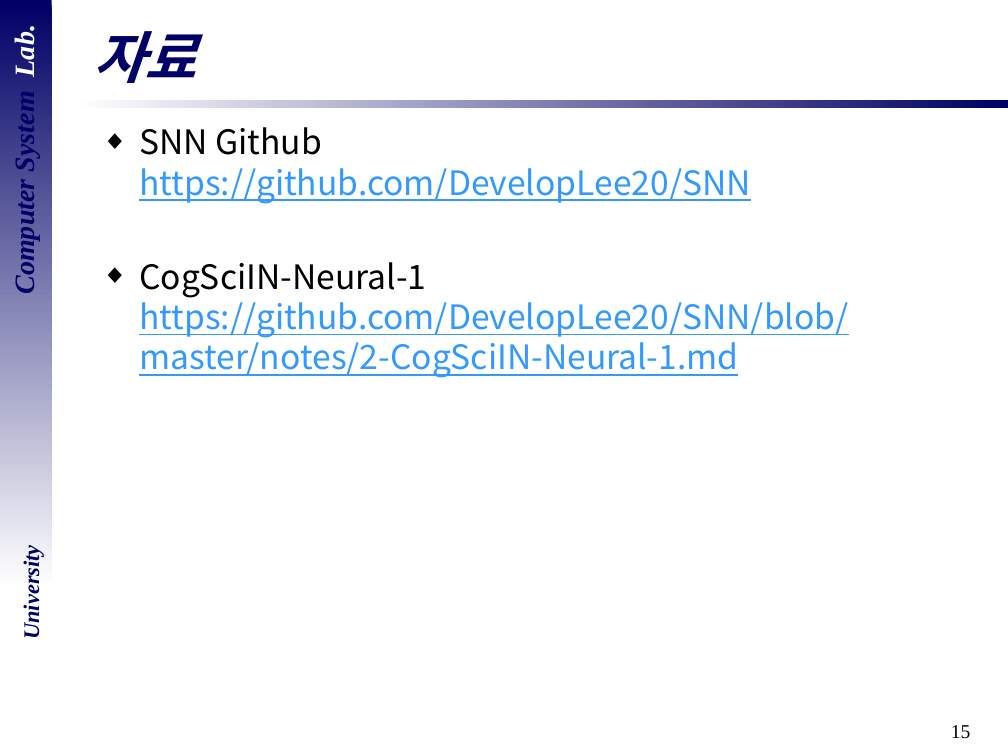
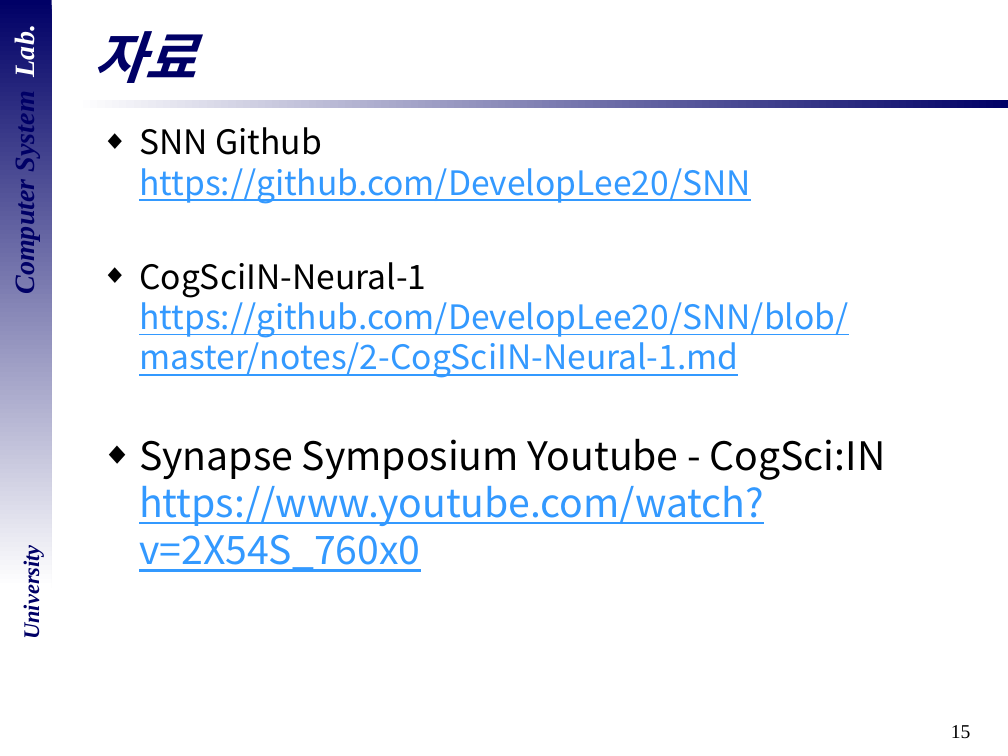
Before and after one commit to DevelopLee20/SNN, a slide deck: slide 15 of cs semina/02SNN_CogSciIN-Neural-1.pptx. Drawn at 1008x756 pixels with LibreOffice and Linux fonts; fonts in the diff are those of the drawing; background and template pictures are left out. Boxes give left, top, right and bottom in pixels: in the first picture for what was removed or moved away, otherwise in the second. Text is boxed around its words. In the diff, an @@ line names an element or a change of style, - is before the commit and + after.

```diff
--- a/cs semina/02SNN_CogSciIN-Neural-1.pptx
+++ b/cs semina/02SNN_CogSciIN-Neural-1.pptx
@@ text at box(139, 438, 886, 572): paragraph added @@
+◆ Synapse Symposium Youtube - CogSci:IN
+  https://www.youtube.com/watch?v=2X54S_760x0
```
